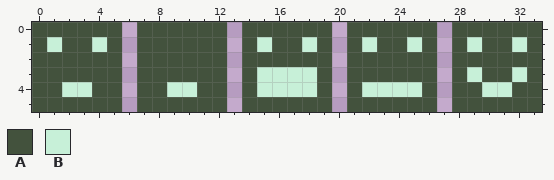
Pixel-art sprite -- Assets/Art/chars.png. The picture above was drawn from the file before the commit.
The file is 34x6 pixels.
Palette (. is transparent): A #43523d  B #c7f0d8
Pixels before, first column x 0:
0 AAAAAA.AAAAAA.AAAAAA.AAAAAA.AAAAAA
1 ABAABA.AAAAAA.ABAABA.ABAABA.ABAABA
2 AAAAAA.AAAAAA.AAAAAA.AAAAAA.AAAAAA
3 AAAAAA.AAAAAA.ABBBBA.AAAAAA.ABAABA
4 AABBAA.AABBAA.ABBBBA.ABBBBA.AABBAA
5 AAAAAA.AAAAAA.AAAAAA.AAAAAA.AAAAAA
After the commit:
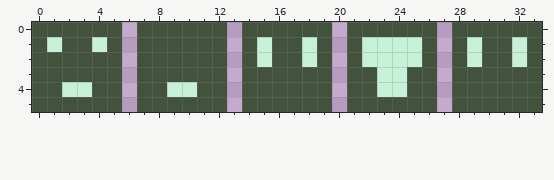
The edit:
Colour A replaces colour B in row 3 at x 15 to 18, 29 and 32; in row 4 at x 15 to 18, 22, 25 and 30 to 31.
Colour B replaces colour A in row 1 at x 23 to 24; in row 2 at x 15, 18, 22 to 25, 29 and 32; in row 3 at x 23 to 24.
